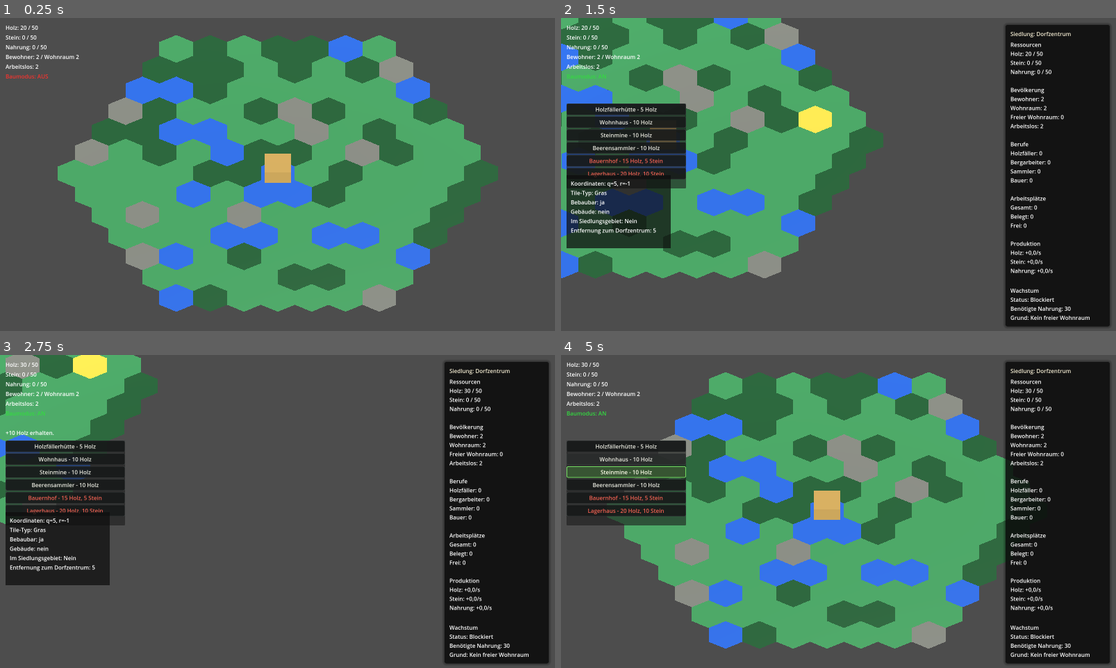
Above: before the commit, frames 1-4 (two rows, left to right).
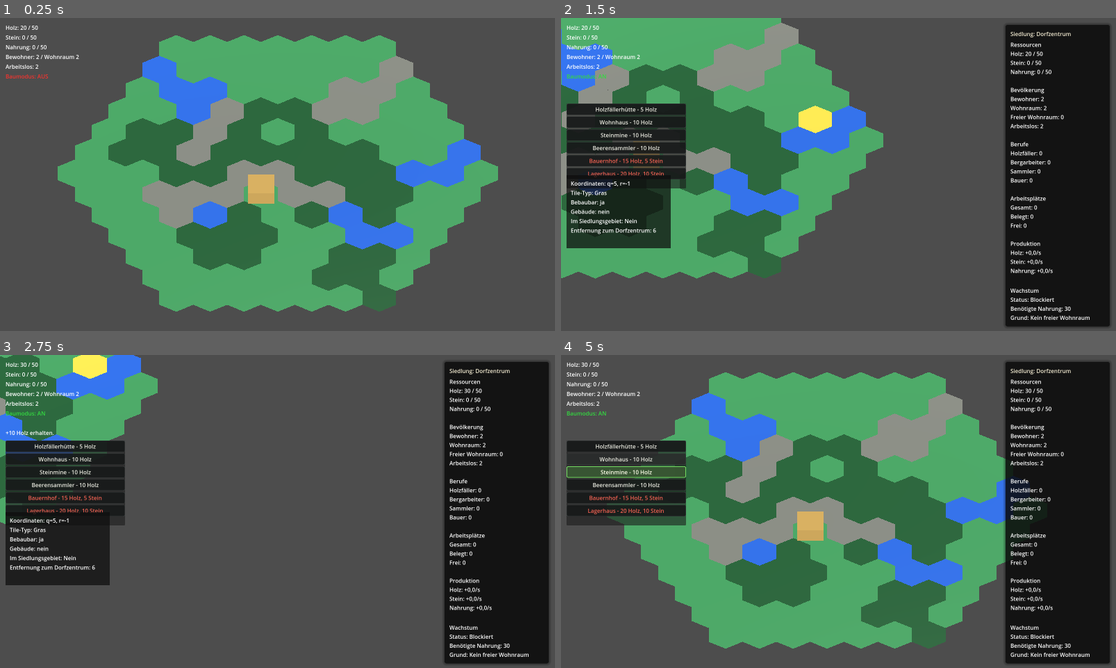
Above: after the commit, the same moments.

Repository: Ranu4922/CodexGame
Game: Godot game, scene res://scenes/Main.tscn
The game is run twice, just before and just after one commit, with the same random seed, the same clock (stepped at 60 frames per second) and the same inputs.
Inputs (mouse positions are in pixels of both pictures, inside the frame that each line leads up to):
- Up to frame 1 (0.25 s): no input
- Up to frame 2 (1.5 s): tap Enter at 0.5 s; move the mouse to (960, 158) at 0.52 s; hold D 0.53-1.28 s; tap I at 0.6 s; click (960, 158) at 0.67 s; move the mouse to (727, 190) at 1.27 s; hold S from 1.28 s (still down); tap B at 1.35 s
- Up to frame 3 (2.75 s): move the mouse to (333, 442) at 2.02 s; release S at 2.03 s; hold D from 2.03 s (still down); tap R at 2.1 s
- Up to frame 4 (5 s): move the mouse to (810, 574) at 2.77 s; release D at 2.78 s; hold W 2.78-3.53 s; tap 1 at 2.85 s; click (810, 574) at 2.92 s; move the mouse to (1005, 558) at 3.52 s; hold A from 3.53 s (still down); tap 2 at 3.6 s; move the mouse to (672, 464) at 4.27 s; tap 3 at 4.35 s

The runs differ from the first frame. In frame 1, 32% of the frame differs, in the area x 13-90%, y 5-94%; in frame 2, 21%; in frame 3, 5.5%; in frame 4, 29%.

Commit message:
Wire clustered world generator

Diff:
--- a/scenes/GameWorld.tscn
+++ b/scenes/GameWorld.tscn
@@ -8,12 +8,16 @@
 [ext_resource type="Script" path="res://scripts/storage_controller.gd" id="6_storage_controller_script"]
 [ext_resource type="Script" path="res://scripts/farm_controller.gd" id="7_farm_controller_script"]
 [ext_resource type="Script" path="res://scripts/production_display_controller.gd" id="8_production_display_script"]
+[ext_resource type="Script" path="res://scripts/world_generation_controller.gd" id="9_world_generation_script"]
 
 [node name="GameWorld" type="Node3D"]
 script = ExtResource("1_world_script")
 
 [node name="HexGrid" type="Node3D" parent="."]
 script = ExtResource("2_hex_grid_script")
+
+[node name="WorldGenerationController" type="Node" parent="."]
+script = ExtResource("9_world_generation_script")
 
 [node name="PopulationGrowth" type="Node" parent="."]
 script = ExtResource("4_population_growth_script")
Not shown: 1 places in scenes/GameWorld.tscn that only renumber resources
